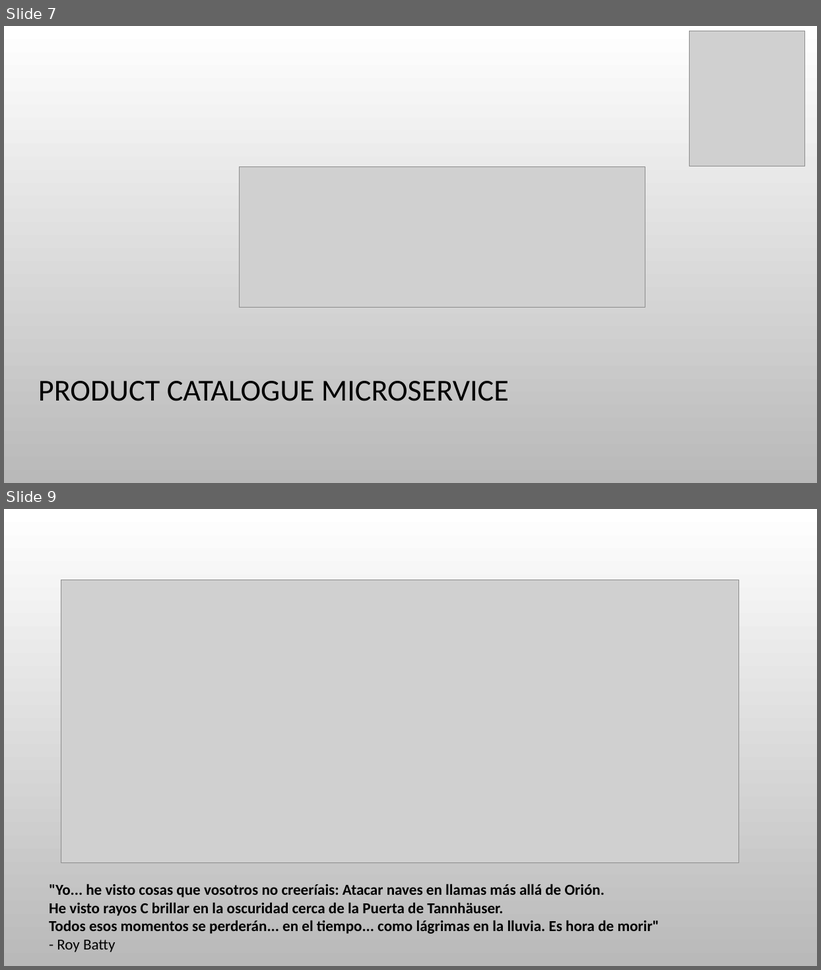
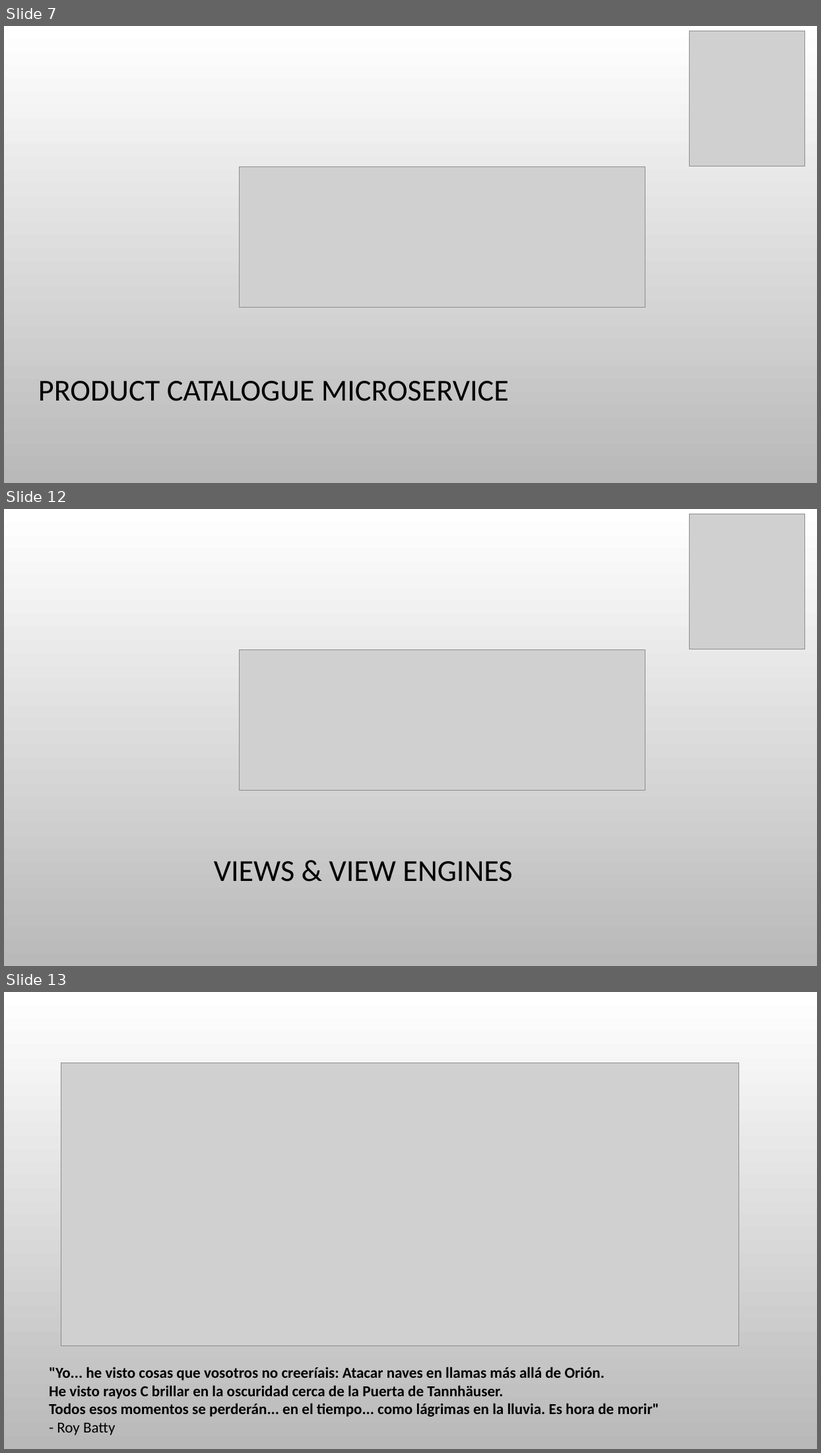
Before and after one commit to snavarropino/nancyFxSession, a slide deck: nancyFx.pptx. Shown one above the other, each under a label of ours: slides 7 and 9 before the commit, slides 7, 12 and 13 after it; the slides between them are not shown. The pictures are 821x970 and 821x1453 pixels, drawn with LibreOffice and Linux fonts; fonts in the diff are those of the drawing; grey boxes stand for pictures; background and template pictures are left out. Boxes give left, top, right and bottom in pixels: in the first picture for what was removed or moved away, otherwise in the second. Text is boxed around its words. In the diff, an @@ line names an element or a change of style, - is before the commit and + after.

```diff
--- a/nancyFx.pptx
+++ b/nancyFx.pptx
@@ slide 12 added at bbox=[4, 509, 817, 966], background picture (left out) @@
@@ picture added at bbox=[689, 514, 805, 650] @@
@@ picture added at bbox=[240, 650, 646, 790] @@
@@ title added at bbox=[214, 861, 512, 882], 36 pt, text #000000 @@
+VIEWS & VIEW ENGINES
@@ what was slide 9 is now slide 13 @@
```
Also in this commit, not shown: 1 slide changed, 3 other slides added, 6 other files.
